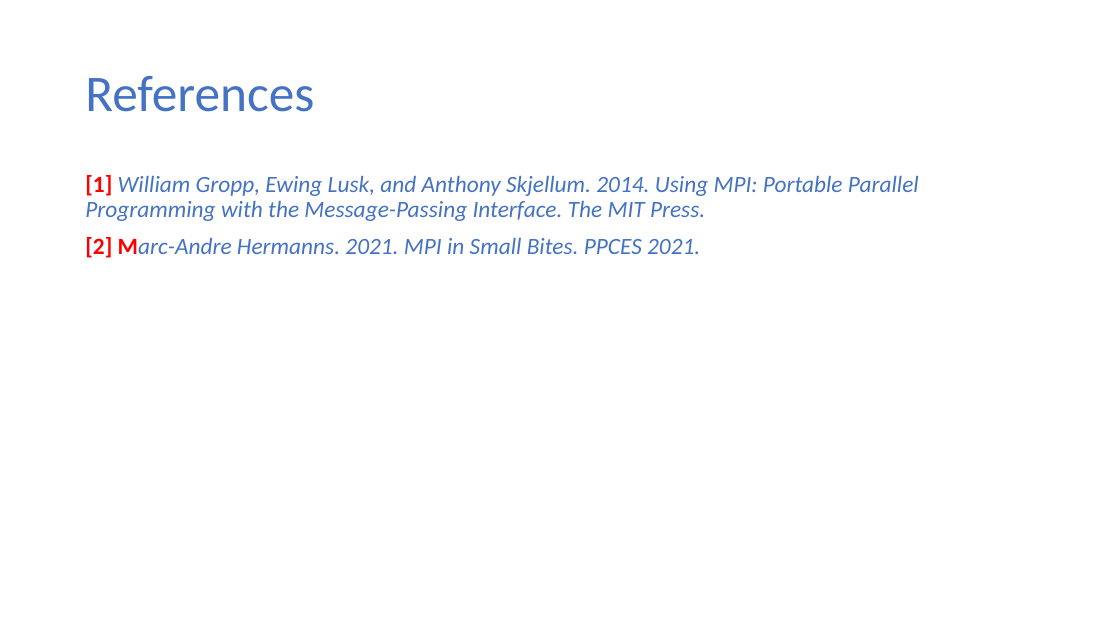
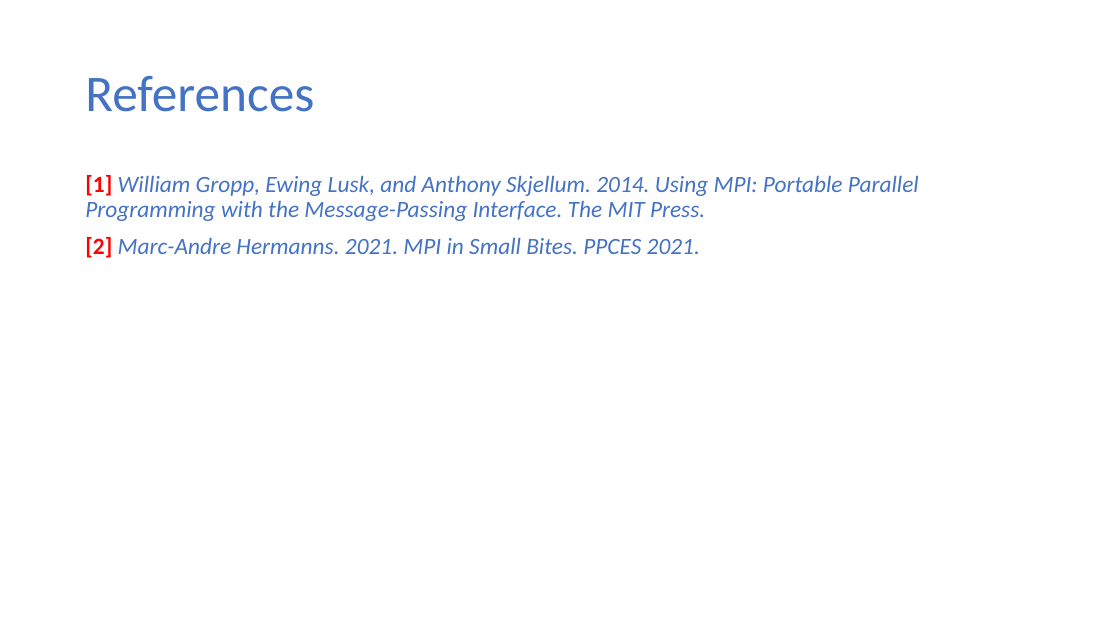
Before and after one commit to ekkapotc/PC, a slide deck: slide 30 of Slides/Lecture 10.pptx. Drawn at 1120x630 pixels with LibreOffice and Linux fonts; fonts in the diff are those of the drawing. Boxes give left, top, right and bottom in pixels: in the first picture for what was removed or moved away, otherwise in the second. Text is boxed around its words. In the diff, an @@ line names an element or a change of style, - is before the commit and + after.

```diff
--- a/Slides/Lecture 10.pptx
+++ b/Slides/Lecture 10.pptx
@@ text at [85, 237, 700, 258]: text colour #FF0000 to #4472C4, bold off, italic on in "Marc-Andre" @@
```
Also in this commit, not shown: 1 other file.
